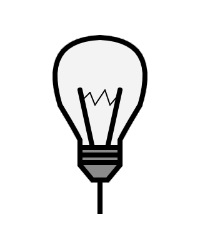
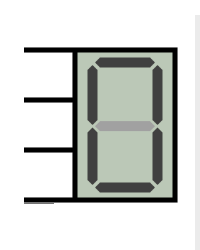
Two versions of the same layered image (200px x 250px). Layer-by-layer changes:
added layer "Layer 3" above "Layer 2" over <box>24,15,200,250</box>
hid "Layer 2" over <box>52,35,148,214</box>
